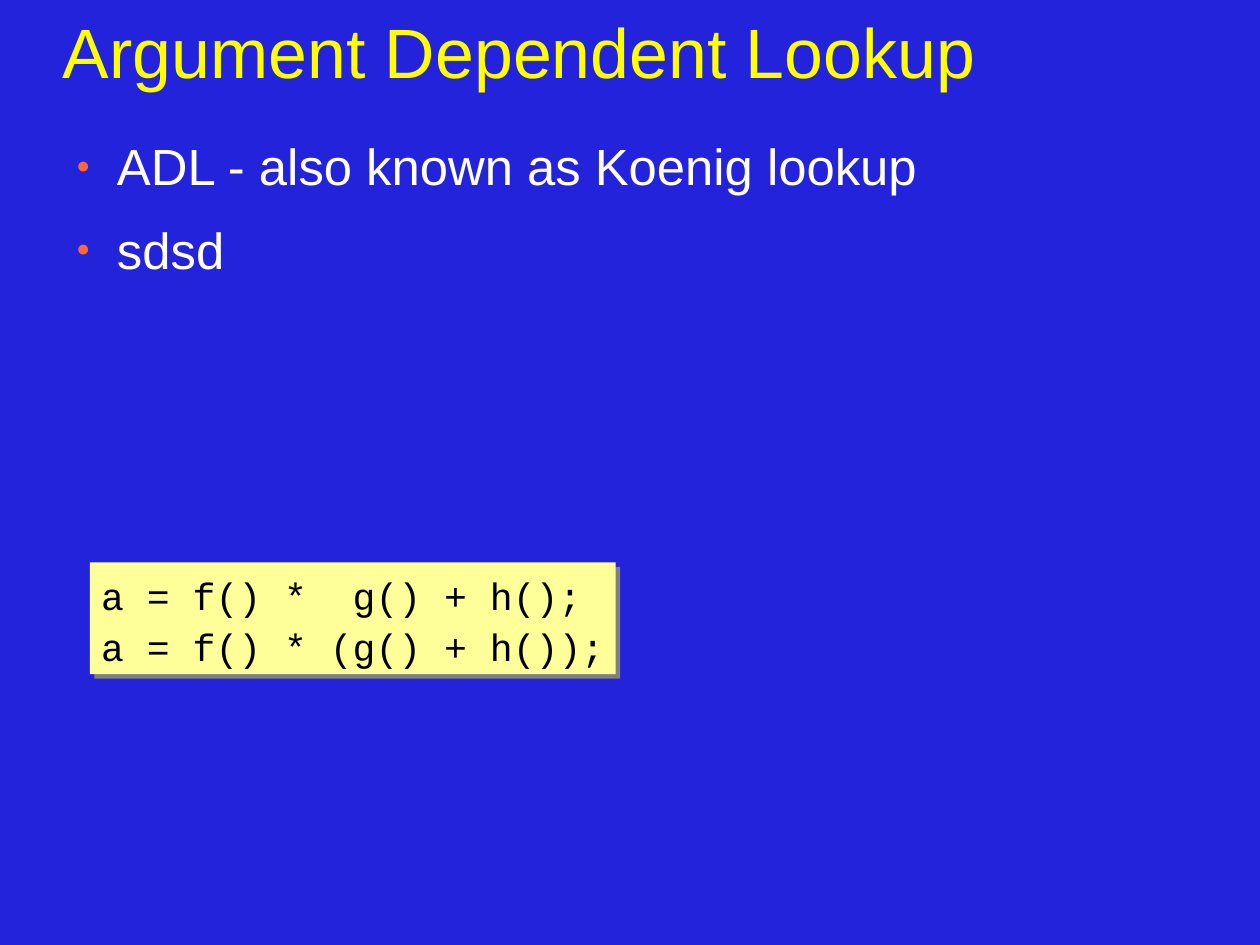
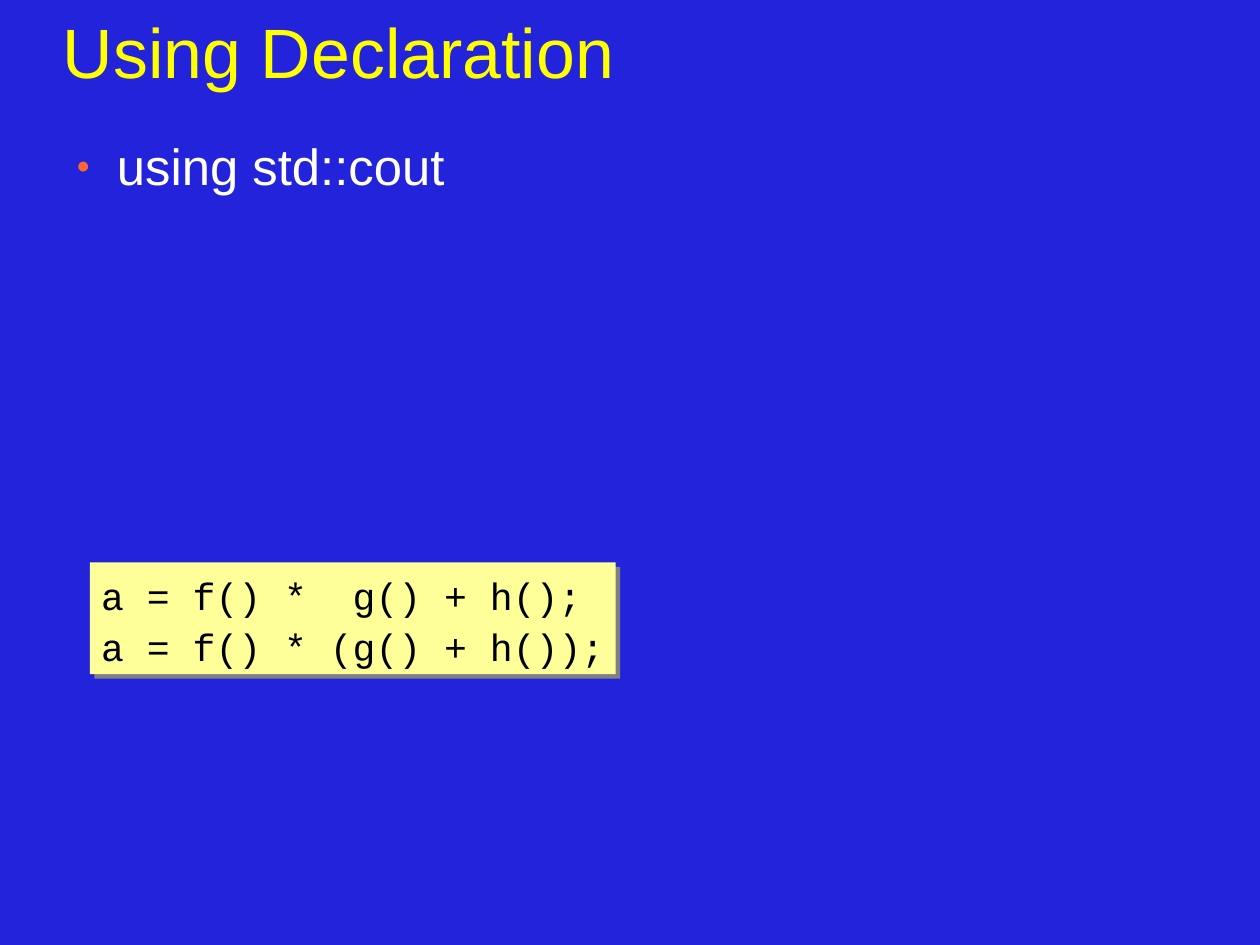
Before and after one commit to JonJagger/two-day-courses, a slide deck: slide 7 of cppf/06_Program_Organization_and_Dependency_Management.odp (slide 8 before the commit). Drawn at 1260x945 pixels with LibreOffice and Linux fonts; fonts in the diff are those of the drawing. Boxes give left, top, right and bottom in pixels: in the first picture for what was removed or moved away, otherwise in the second. Text is boxed around its words. In the diff, an @@ line names an element or a change of style, - is before the commit and + after.

```diff
--- a/cppf/06_Program_Organization_and_Dependency_Management.odp
+++ b/cppf/06_Program_Organization_and_Dependency_Management.odp
@@ title at (63,27,614,91): text changed @@
-Argument Dependent Lookup
+Using Declaration
@@ text at (117,148,444,196): text changed @@
-● ADL - also known as Koenig lookup
-● sdsd
+● using std::cout
```
Also in this commit, not shown: 9 other slides changed, 8 slides added, 1 slide removed, 1 other file.
